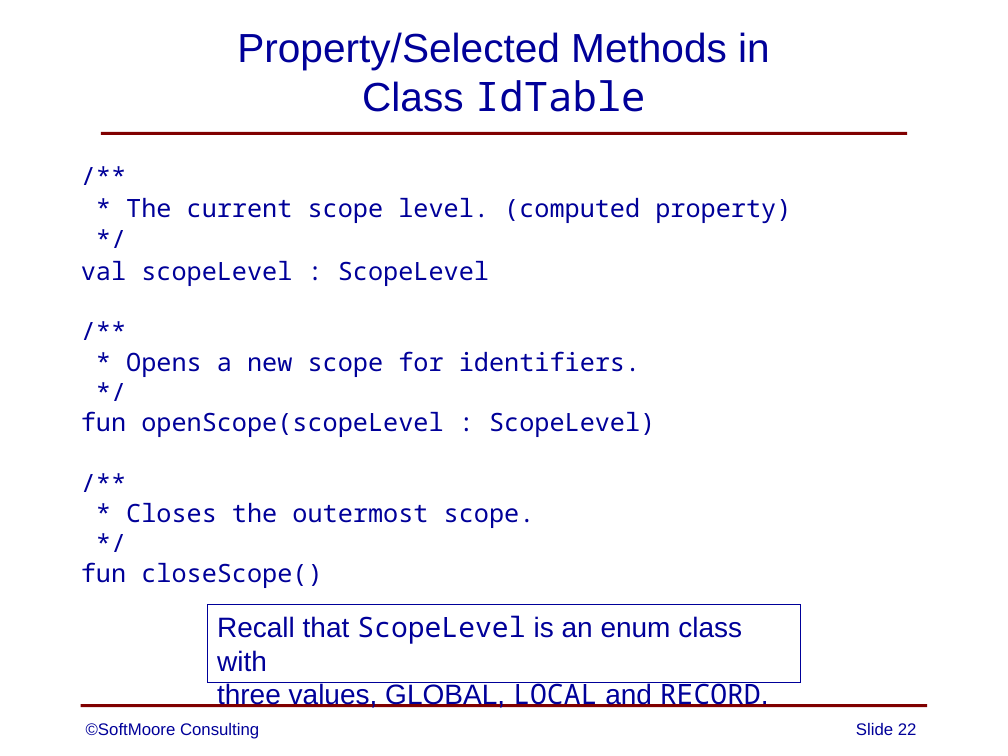
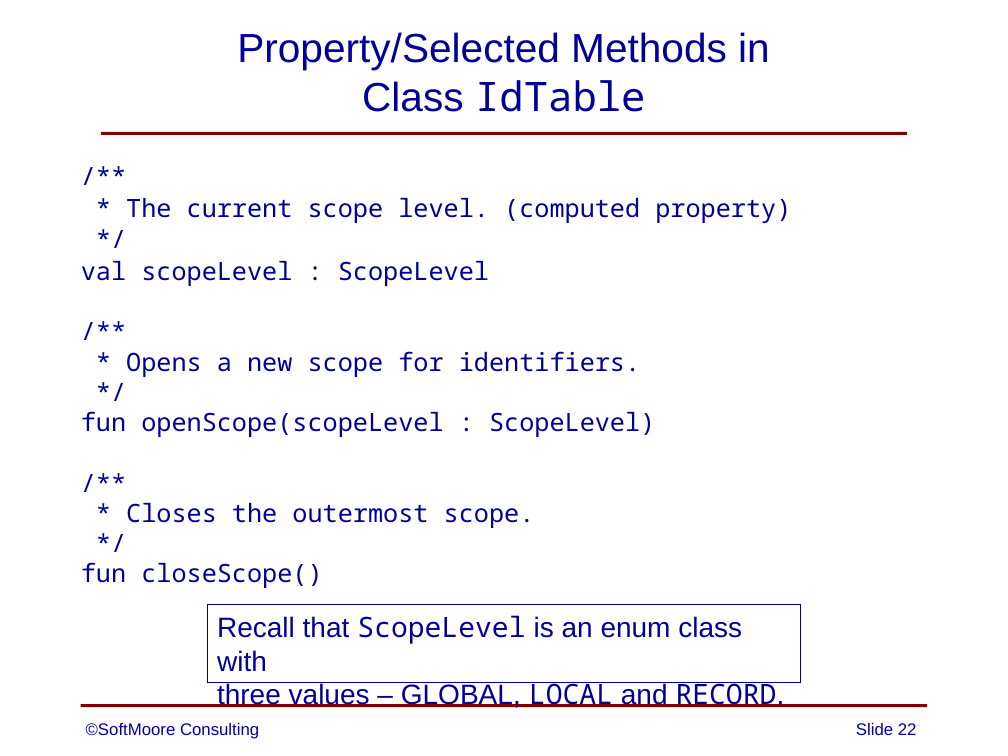
Before and after one commit to SoftMoore/CPRL-Kt-2nd, a slide deck: slide 22 of PowerPoints/08 - Abstract Syntax Trees.pptx. Drawn at 1008x756 pixels with LibreOffice and Linux fonts; fonts in the diff are those of the drawing. Boxes give left, top, right and bottom in pixels: in the first picture for what was removed or moved away, otherwise in the second. Text is boxed around its words. In the diff, an @@ line names an element or a change of style, - is before the commit and + after.

```diff
--- a/PowerPoints/08 - Abstract Syntax Trees.pptx
+++ b/PowerPoints/08 - Abstract Syntax Trees.pptx
@@ text in rectangle at bbox=[217, 682, 785, 708]: text changed @@
-three values, GLOBAL, LOCAL and RECORD.
+three values – GLOBAL, LOCAL and RECORD.
```
Also in this commit, not shown: 12 other slides changed.
